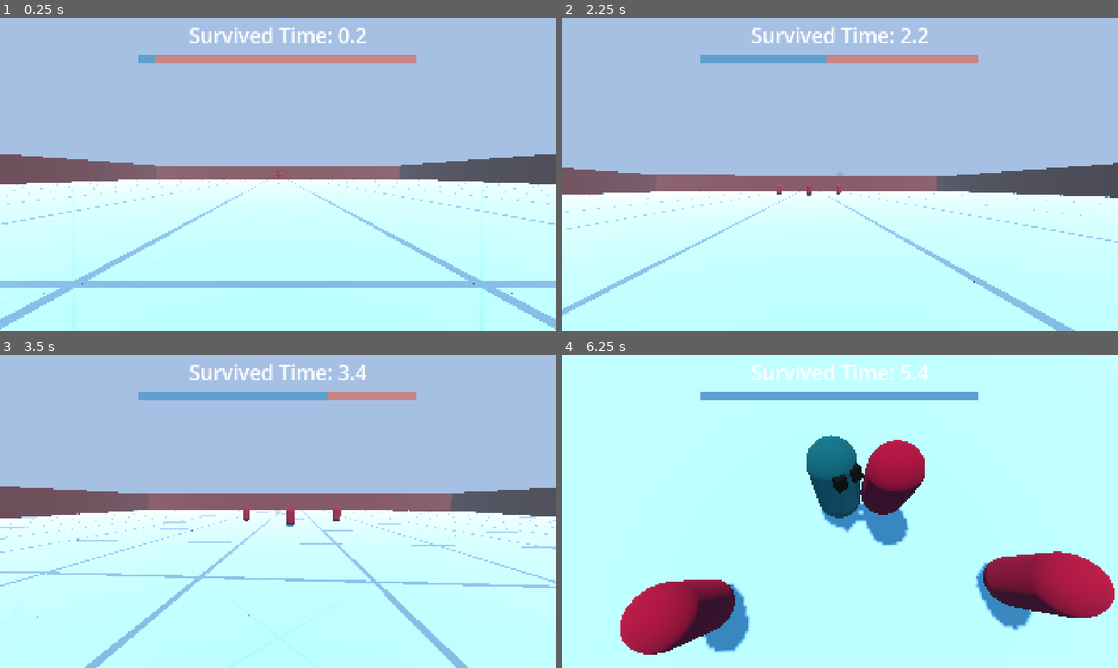
Above: before the commit, frames 1-4 (two rows, left to right).
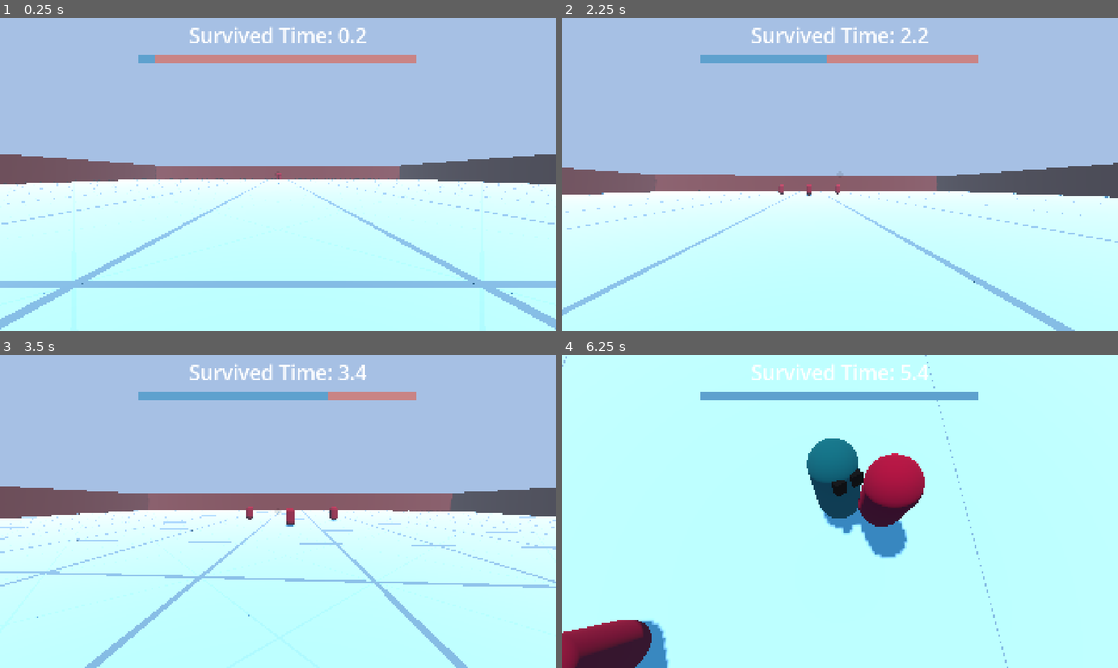
Above: after the commit, the same moments.

Repository: robotmaster/3d_game
Game: Godot game, scene res://scenes/main.tscn
The game is run twice, just before and just after one commit, with the same random seed, the same clock (stepped at 60 frames per second) and the same inputs.
Inputs (mouse positions are in pixels of both pictures, inside the frame that each line leads up to):
- Up to frame 1 (0.25 s): no input
- Up to frame 2 (2.25 s): move the mouse to (867, 174) at 0.52 s; hold W (forward) from 0.53 s (still down); click (867, 174) at 0.6 s; tap Space at 0.77, 1.52 s; move the mouse to (812, 174) at 1.27 s; tap Shift (sprint) at 1.35 s; move the mouse to (851, 168) at 2.02 s; click (851, 168) at 2.1 s
- Up to frame 3 (3.5 s): keep holding W (forward); move the mouse to (272, 517) at 2.77 s; tap Shift (sprint) at 2.85 s; tap Space at 3.02 s
- Up to frame 4 (6.25 s): move the mouse to (878, 514) at 3.52 s; click (878, 514) at 3.6 s; tap Space at 3.77, 4.52, 6.02 s; move the mouse to (795, 508) at 4.27 s; tap Shift (sprint) at 4.35, 5.85 s; move the mouse to (845, 511) at 5.02 s; click (845, 511) at 5.1 s; move the mouse to (817, 505) at 5.77 s; release W (forward) at 5.78 s; hold D (right) from 5.78 s (still down)

The runs differ from the first frame. In frame 1, less than 0.1% of the frame differs, in the area x 0-72%, y 49-54%; in frame 2, less than 0.1%; in frame 3, 0.1%; in frame 4, 14%, in the area x 0-100%, y 0-100%.

Commit message:
added particles for wall placements

Diff:
--- /dev/null
+++ b/3d-scary/scenes/wall_particles.tscn
@@ -0,0 +1,24 @@
+[gd_scene load_steps=4 format=3 uid="uid://srh5ip1ju81s"]
+
+[ext_resource type="Script" uid="uid://c6qis0jf2jta8" path="res://scripts/wall_particles.gd" id="1_ou0ky"]
+
+[sub_resource type="StandardMaterial3D" id="StandardMaterial3D_ou0ky"]
+albedo_color = Color(0.2, 0.16000001, 0.16000001, 1)
+billboard_mode = 1
+
+[sub_resource type="QuadMesh" id="QuadMesh_g2xnj"]
+material = SubResource("StandardMaterial3D_ou0ky")
+size = Vector2(0.08, 0.08)
+
+[node name="Particles" type="CPUParticles3D"]
+amount = 1000
+mesh = SubResource("QuadMesh_g2xnj")
+emission_shape = 3
+emission_box_extents = Vector3(1, 0, 1)
+direction = Vector3(0, 1, 0)
+spread = 12.58
+initial_velocity_min = 1.0
+initial_velocity_max = 3.0
+hue_variation_min = -1.0
+hue_variation_max = 1.0
+script = ExtResource("1_ou0ky")
--- a/3d-scary/scripts/placeable_wall.gd
+++ b/3d-scary/scripts/placeable_wall.gd
@@ -1,7 +1,13 @@
 extends StaticBody3D
+
+const PARTICLES = preload("res://scenes/wall_particles.tscn")
 
 @export var WALL_RISE_TIME = 0.3
 func _ready() -> void:
+	var particle : CPUParticles3D = PARTICLES.instantiate()
+	add_child(particle)
+	particle.global_position = global_position
+
 	#wall_rise_timer = WALL_RISE_TIME
 	var Floor : FloorType = get_node("/root/Main/Floor")
 	$WallMesh.mesh.size.x = Floor.LINE_SIZE
@@ -12,3 +18,6 @@
 	$WallMesh.global_position.y = -$WallMesh.mesh.size.y / 2
 	var new_tween = get_tree().create_tween().set_trans(Tween.TRANS_CUBIC).set_ease(Tween.EASE_OUT)
 	new_tween.tween_property($WallMesh, "global_position:y", 0, WALL_RISE_TIME)
+
+	await get_tree().create_timer(WALL_RISE_TIME).timeout
+	$Particles.emitting = false
--- /dev/null
+++ b/3d-scary/scripts/wall_particles.gd
@@ -0,0 +1,8 @@
+extends CPUParticles3D
+
+
+# Called when the node enters the scene tree for the first time.
+func _ready() -> void:
+	var Floor : FloorType = get_node("/root/Main/Floor")
+	emission_box_extents.x = Floor.LINE_SIZE
+	emission_box_extents.z = Floor.TILE_SIZE / 2 + Floor.LINE_SIZE
Not shown, added: 3d-scary/scripts/wall_particles.gd.uid
